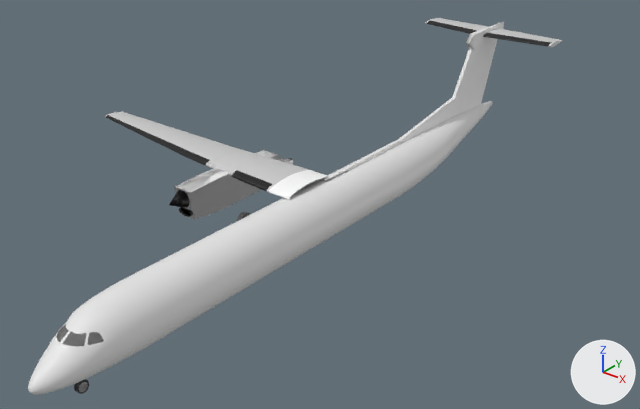
Renders of the Blender file Q400/Q400.blend from each side of a commit.
One viewpoint serves both versions: a 50 mm camera at (16.0, -20.2, 13.1) aimed at (0.1, -0.4, 0.8). Arrows for +X, +Y and +Z are at lower right; the lights stay in place.

The first picture shows 'Cube', 'Cylinder.001', 'Cylinder.003', 'Engine', 'Engine Cone', 'Outer Fuselage', 'Wings'.
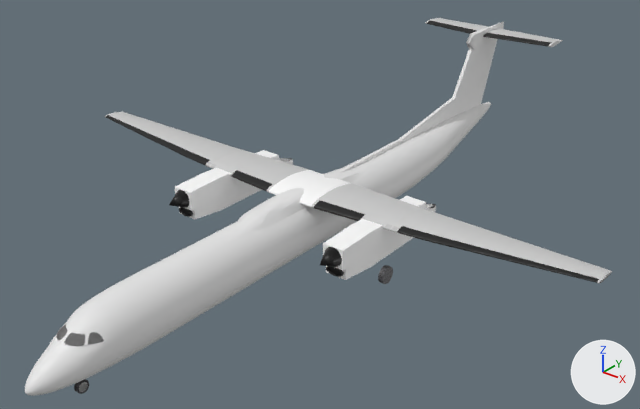
Boxes (x1, y1, x2, y2) around the edits, measured in the pictures (640 x 409 px):
```json
{"object": "Outer Fuselage", "change": "reshaped", "before": [28, 101, 493, 395], "after": [25, 102, 491, 396]}
{"object": "Wings", "change": "moved, modifiers changed", "before": [105, 112, 331, 200], "after": [105, 112, 612, 283]}
{"object": "Engine", "change": "moved", "before": [175, 150, 293, 219], "after": [175, 150, 436, 280]}
{"object": "Engine Cone", "change": "moved", "before": [169, 190, 190, 208], "after": [169, 190, 342, 267]}
{"object": "Cylinder.003", "change": "mesh moved, reshaped", "before": [237, 212, 251, 221], "after": [378, 265, 393, 284]}
{"part": 4, "of": "me_circle_001", "change": "added", "after": [141, 152, 404, 332]}
```

Edits to the scene script, one JSON object a line:
```json
{"block": "me_cylinder_001", "where": "me_cylinder_001.from_pydata(...)  # 530 vertices, 505 faces; spans x -1.69..0.39, y -1.0..1.6, z -7.68..1.85"}
{"block": "me_cylinder_001", "where": "# used by ob_wings; location = (-1.85, 0.0, 1.41); rotation_euler = (1.571, 0.0, 1.571), in degrees (90, 0, 90); scale = (1.0, 0.224, 1.0)"}
{"block": "me_cylinder_001", "change": "me_cylinder_001 part 1: the whole mesh is moved by (0.37, -0.76, -1.85)"}
{"block": "me_cube", "where": "me_cube.from_pydata(...)  # 320 vertices, 249 faces; spans x -1.0..1.0, y -3.22..2.0, z -0.24..0.91"}
{"block": "me_cube", "where": "# used by ob_engine; location = (-2.96, -0.11, 0.63); scale = (0.35, 1.0, 1.0)"}
{"block": "me_cube", "change": "me_cube part 2: the whole mesh is moved by (-8.47, 0.9, -0.98)"}
{"block": "me_cone", "where": "me_cone.from_pydata(...)  # 33 vertices, 33 faces; spans x -1.0..1.0, y -1.0..1.0, z -1.0..1.0"}
{"block": "me_cone", "where": "# used by ob_engine_cone; location = (-2.97, -3.63, 1.18); rotation_euler = (1.571, 0.0, 0.0), in degrees (90, 0, 0); scale = (0.3, 0.3, 0.3)"}
{"block": "me_cone", "change": "me_cone part 3: the whole mesh is moved by (-9.89, -2.27, 7.86)"}
{"block": "me_circle_001", "where": "# used by ob_outer_fuselage; location = (0.08, -9.14, 1.1); scale = (0.542, 0.542, 0.566)"}
{"op": "remove", "block": "me_circle_001", "code": "me_circle_001.from_pydata(...)  # 1141 vertices, 1089 faces; spans x -1.7..1.5, y -3.8..37.0, z -2.7..0.6"}
{"op": "add", "block": "me_circle_001", "code": "me_circle_001.from_pydata(...)  # 1364 vertices, 1317 faces; spans x -1.7..1.5, y -4.0..37.0, z -2.7..0.9"}
{"block": "me_circle_001", "change": "me_circle_001 part 4: 255 vertices added at x -1.7..1.5, y 9.6..19.7, z -2.7..0.9"}
{"op": "set", "path": "ob_wings.location", "old": "(-1.85, 0.0, 1.41)", "new": "(0.0, -0.37, 1.58)"}
{"block": "ob_wings", "where": "_m = ob_wings.modifiers.new('Mirror', 'MIRROR')"}
{"op": "set", "path": "_m.use_axis", "old": "(False, False, False)", "new": "(False, False, True)"}
{"op": "set", "path": "ob_engine.location", "old": "(-2.96, -0.11, 0.63)", "new": "(0.0, -1.02, 1.61)"}
{"op": "set", "path": "ob_engine_cone.location", "old": "(-2.97, -3.63, 1.18)", "new": "(0.0, -1.27, 1.86)"}
```
